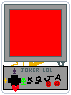
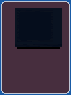
Layer changes from the first 71 × 95 image to the second:
renamed "pac_man.png" to "trim", painted on it over [0, 0, 71, 95]
added layer "border" above "tv" over [1, 1, 70, 94]
added group "tv" with 7 layers above "controller" over [0, 0, 71, 95]
added layer "darkening" (93%) in group "tv" over [15, 8, 62, 47]
added layer "base" in group "tv" over [17, 47, 60, 49]
added layer "grey" in group "tv" over [15, 8, 62, 44]
added group "wood" with 2 layers in group "tv" over [0, 0, 71, 95]
renamed "tv" to "wood_pattern", blend normal → erase, moved it into group "wood", painted on it over [0, 0, 71, 95]
removed layer "shading_color" over [3, 65, 68, 92]
added layer "wood_grain" in group "wood" over [0, 0, 71, 95]
added layer "screen_location" in group "tv" over [19, 11, 51, 41]
added group "controller" with 3 layers above "background" over [0, 42, 71, 95]
added layer "controller #1" in group "controller" over [6, 53, 65, 89]
added layer "background" over [0, 0, 71, 95]
